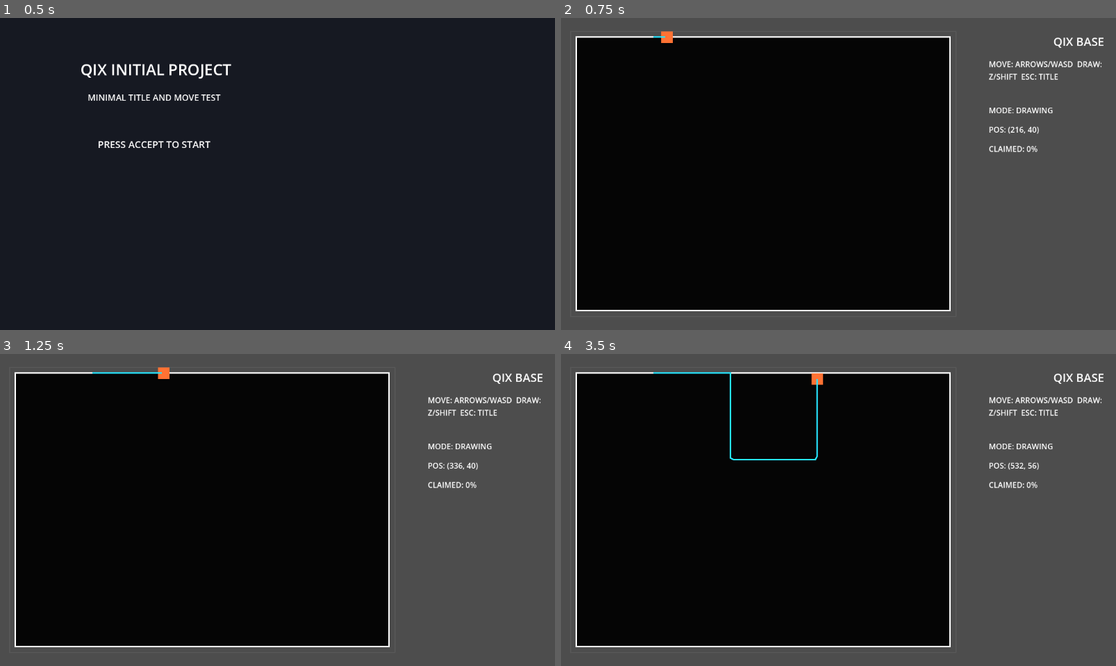
Above: before the commit, frames 1-4 (two rows, left to right).
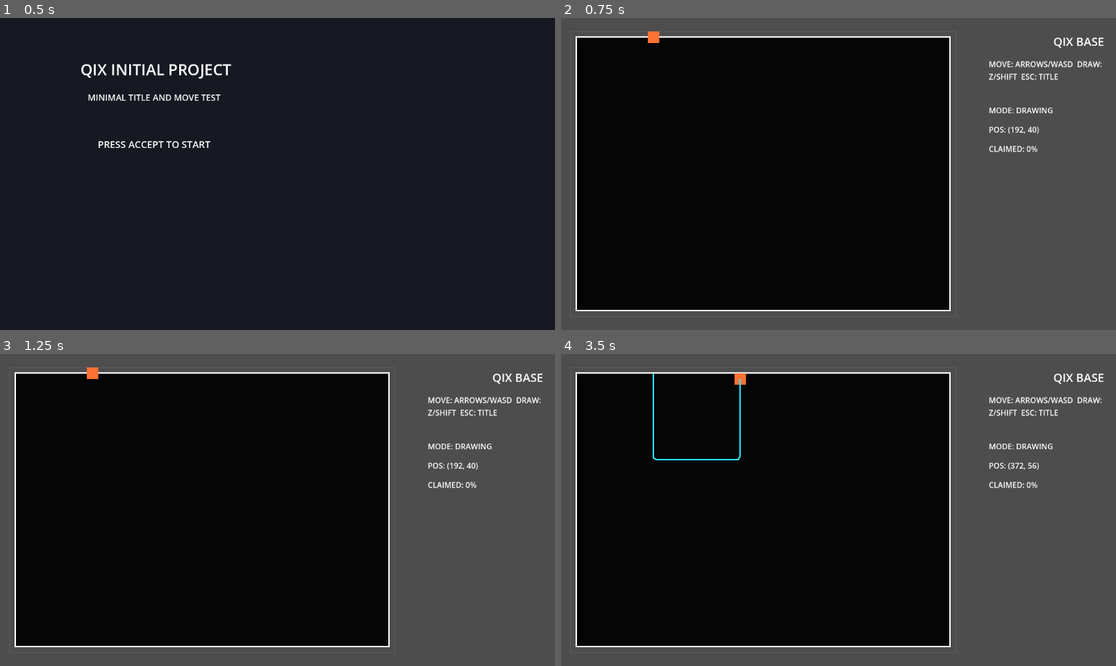
Above: after the commit, the same moments.

Repository: goenc/qix-project
Game: Godot game, scene res://scenes/title_main.tscn
Two runs of this game, one before a commit and one after it. Both use one fixed random seed, a clock stepped at 60 frames per second and the inputs below.
Inputs (mouse positions are in pixels of both pictures, inside the frame that each line leads up to):
- Up to frame 1 (0.5 s): no input
- Up to frame 2 (0.75 s): tap Enter (ui_accept) at 0.5 s; move the mouse to (960, 158) at 0.52 s; hold Right (move_right) from 0.53 s (still down); tap Z at 0.6 s; click (960, 158) at 0.67 s
- Up to frame 3 (1.25 s): keep holding Right (move_right); tap Enter (ui_accept) at 0.77 s
- Up to frame 4 (3.5 s): move the mouse to (727, 525) at 1.27 s; release Right (move_right) at 1.28 s; hold Down (move_down) 1.28-2.03 s; tap Shift at 1.35 s; tap Enter (ui_accept) at 1.52, 3.02 s; move the mouse to (894, 441) at 2.02 s; hold Right (move_right) 2.03-2.78 s; tap Space at 2.1 s; move the mouse to (810, 572) at 2.77 s; hold Up (move_up) from 2.78 s (still down); tap Z (qix_draw) at 2.85 s; click (810, 572) at 2.92 s

Frame 1 is identical in both runs. In frame 2, 0.2% of the frame differs, in the area x 15-84%, y 4-37%; in frame 3, 0.3%; in frame 4, 0.8%, in the area x 16-83%, y 5-37%.

Commit message:
Shift押下直後は白線上をなぞれず内側への侵入だけ許可するよう描画開始条件を調整
・QIX風ベース画面のプレイ領域と外周描線の基礎を実装した
・Shift押下直後は白線上をなぞれず内側への侵入だけ許可するよう描画開始条件を調整した
・base_main に左寄せのプレイ領域矩形描画と右 HUD 更新と qix_draw 入力登録を追加した
・BasePlayer を BORDER と DRAWING の2状態へ置き換え 外周移動と TrailLine による描線開始終了を実装した
・godot_console --headless --path . --scene res://scenes/base_main.tscn --quit-after 2 が成功した
・godot_console --headless --path . --scene res://scenes/title_main.tscn --quit-after 2 が成功した
・tools/run.ps1 の起動を確認し Godot プロセスを停止して終了した
・DRAWING 開始直後でまだ border から離れていない間は current_position と next_position の両方が border 上なら position 更新を抑止する条件を追加した
・tools/run.ps1 を起動し少なくとも起動直後の異常終了が発生しないことを確認した

Diff:
--- a/scripts/player/base_player.gd
+++ b/scripts/player/base_player.gd
@@ -99,8 +99,12 @@
 
 
 func _process_drawing(direction: Vector2, delta: float) -> void:
-	position += direction * move_speed * delta
-	position = _clamp_to_playfield(position)
+	var current_position := position
+	var next_position := _clamp_to_playfield(position + direction * move_speed * delta)
+	var should_block_border_movement := !has_left_border and _is_on_border(current_position) and _is_on_border(next_position)
+
+	if !should_block_border_movement:
+		position = next_position
 
 	_append_trail_point_if_needed(false)
 	if !has_left_border and !_is_on_border(position):
Not shown, changed: runtime/commit_details.md
Not shown, changed: runtime/commit_message.md
